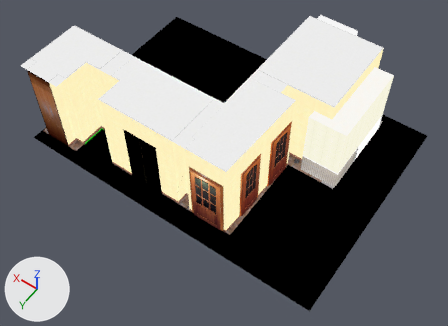
An edit to the glTF model vlabs2/vl.vlabs.com.ua/vlabs2/src/vlabs/valter.navigation.ann/scenes/base.scene/resources/3d/apartment.glb, drawn before and after from the same camera.
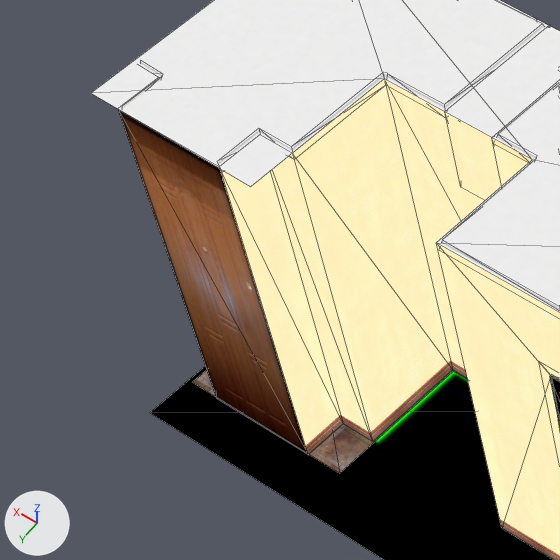
There are two pictures of each version: one whole from a camera (50 mm lens) standing at (-12.13, 7.62, 15.79) and looking at (-5.09, -2.24, 0.29), one close up on the part from 0% to 28% of the width and 14% to 52% of the height. The axes (+X, +Y, +Z) are drawn at lower left. The lights are the same throughout. The close-ups show mesh edges as thin lines. Where no turn or scale is listed for an object, it has been applied to the vertices. Vertices at the same position are counted once.

In view in the first close-up: 'allowedSpacePlane', 'ceiling', 'corridorWalls', 'entranceDoor', 'floor.001'.
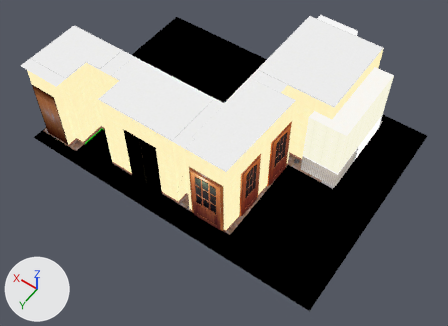
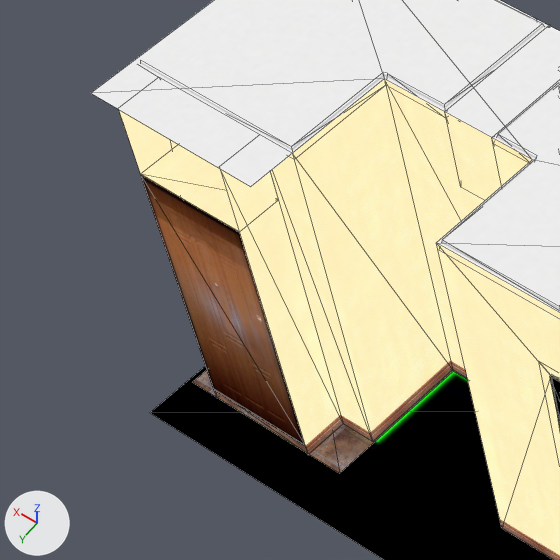
Changed parts and their boxes [x1, y1, x2, y2] in the close-ups (560 x 560 px):
'corridorWalls', reshaped
    before: [220, 2, 560, 560]
    after: [119, 2, 560, 560]
'entranceDoor', reshaped, moved (13% narrower, 21% shorter)
    before: [118, 109, 307, 454]
    after: [140, 174, 305, 446]
part 2 of me_mesh_003, cut back
    before: [122, 61, 292, 172]
    after: [141, 61, 292, 150]
part 3 of me_mesh_018, added (beige)
    after: [141, 144, 239, 232]
part 4 of me_mesh_019, added (brown)
    after: [215, 391, 307, 453]

The change, as a diff of the scene's bpy script:
```diff
--- a/vlabs2/vl.vlabs.com.ua/vlabs2/src/vlabs/valter.navigation.ann/scenes/base.scene/resources/3d/apartment.glb.py
+++ b/vlabs2/vl.vlabs.com.ua/vlabs2/src/vlabs/valter.navigation.ann/scenes/base.scene/resources/3d/apartment.glb.py
@@ me_mesh_002 @@
 me_mesh_002.from_pydata(...)  # 4 vertices, 2 faces; spans x 4.31..5.26, y 0.72, z 0.0..2.96
 # used by ob_entrancedoor; location = (-4.743, -0.727, 0.0)
-me_mesh_002.vertices[0].co = (5.26, 0.72, 2.96)  # pixel (117, 108)
-me_mesh_002.vertices[3].co = (4.31, 0.72, 2.96)  # pixel (219, 166)
+# me_mesh_002 part 1
+me_mesh_002.vertices[0].co = (5.26, 0.72, 2.25)  # pixel (140, 174)
+me_mesh_002.vertices[3].co = (4.31, 0.72, 2.25)  # pixel (239, 231)
 me_mesh_002.materials.append(mat_entrancedoormaterial)
@@ me_mesh_003 @@
 # used by ob_ceiling; location = (-6.371, -5.486, 2.96)
 # verts and faces of me_mesh_003; kept vertices keep their numbers, new ones are numbered from 111
 # before: 14 (6.85, 5.11, 0.03) at pixel (161, 76), 15 (6.89, 5.46, -0.06), 16 (6.89, 5.11, -0.06), 17 (6.85, 5.46, 0.03) at pixel (122, 106), 18 (6.86, 5.09, 0.03) at pixel (163, 74)
 # before: 19 (7.08, 5.1, -0.06), 20 (7.08, 5.08, 0.03) at pixel (140, 60), 30 (5.67, 5.08, 0.03) at pixel (291, 146), 31 (5.64, 5.11, -0.06) at pixel (294, 159), 32 (5.97, 5.08, 0.03) at pixel (258, 128)
 # before: 33 (5.94, 5.11, -0.06), 34 (5.97, 5.47, 0.03) at pixel (216, 161), 35 (5.94, 5.47, -0.06) at pixel (222, 172)
-me_mesh_003.from_pydata(...)  # 111 vertices, 117 faces; spans x -1.31..7.15, y -1.54..5.49, z -0.06..0.03
+me_mesh_003.from_pydata(...)  # 102 vertices, 110 faces; spans x -1.31..7.15, y -1.54..5.49, z -0.06..0.03
+# me_mesh_003 part 2
+delete_vertices([*range(14, 19), *range(32, 36)])  # with the faces that use them
+faces += [(19, 30, 31), (19, 20, 30)]
 me_mesh_003.materials.append(mat_ceilingmaterial)
@@ me_mesh_018 @@
 # used by ob_corridorwalls; location = (-4.743, -0.727, 0.0)
 # verts and faces of me_mesh_018; kept vertices keep their numbers, new ones are numbered from 453
 # before: 169 (4.31, 0.35, 2.96) at pixel (259, 134), 176 (5.26, 0.35, 2.96) at pixel (158, 77)
-me_mesh_018.from_pydata(...)  # 453 vertices, 711 faces; spans x -1.91..5.51, y -2.84..0.72, z 0.0..2.96
+me_mesh_018.from_pydata(...)  # 457 vertices, 715 faces; spans x -1.91..5.51, y -2.84..0.72, z 0.0..2.96
+# me_mesh_018 part 3
+verts[453] = (5.26, 0.72, 2.35)  # pixel (140, 173)
+verts[454] = (4.31, 0.35, 2.35)  # pixel (278, 200)
+verts[455] = (4.31, 0.72, 2.35)  # pixel (239, 232)
+verts[456] = (5.26, 0.35, 2.35)  # pixel (179, 143)
+faces += [(453, 454, 455), (453, 456, 454), (176, 454, 456), (169, 454, 176)]
 me_mesh_018.materials.append(mat_corridorwallsmaterial)
@@ me_mesh_019 @@
 # used by ob_floor_001; location = (-5.035, -3.569, 0.0)
 # verts and faces of me_mesh_019; kept vertices keep their numbers, new ones are numbered from 14
-me_mesh_019.from_pydata(...)  # 14 vertices, 10 faces; spans x -1.64..5.82, y 0.0..3.55, z 0.0
+me_mesh_019.from_pydata(...)  # 18 vertices, 12 faces; spans x -1.64..5.82, y 0.0..3.55, z 0.0..0.1
+# me_mesh_019 part 4
+verts[14] = (5.55, 3.55, 0.1)  # pixel (214, 388)
+verts[15] = (4.61, 3.55, 0.0)  # pixel (308, 454)
+verts[16] = (5.55, 3.55, 0.0)  # pixel (217, 397)
+verts[17] = (4.61, 3.55, 0.1)  # pixel (305, 445)
+faces += [(14, 15, 16), (14, 17, 15)]
 me_mesh_019.materials.append(mat_corridorfloormaterial)
@@ ob_entrancedoor @@
 ob_entrancedoor = bpy.data.objects.new('entranceDoor', me_mesh_002)
-ob_entrancedoor.location = (-4.743, -0.727, 0.0)
+ob_entrancedoor.location = (-4.743, -0.727, 0.1)
```
